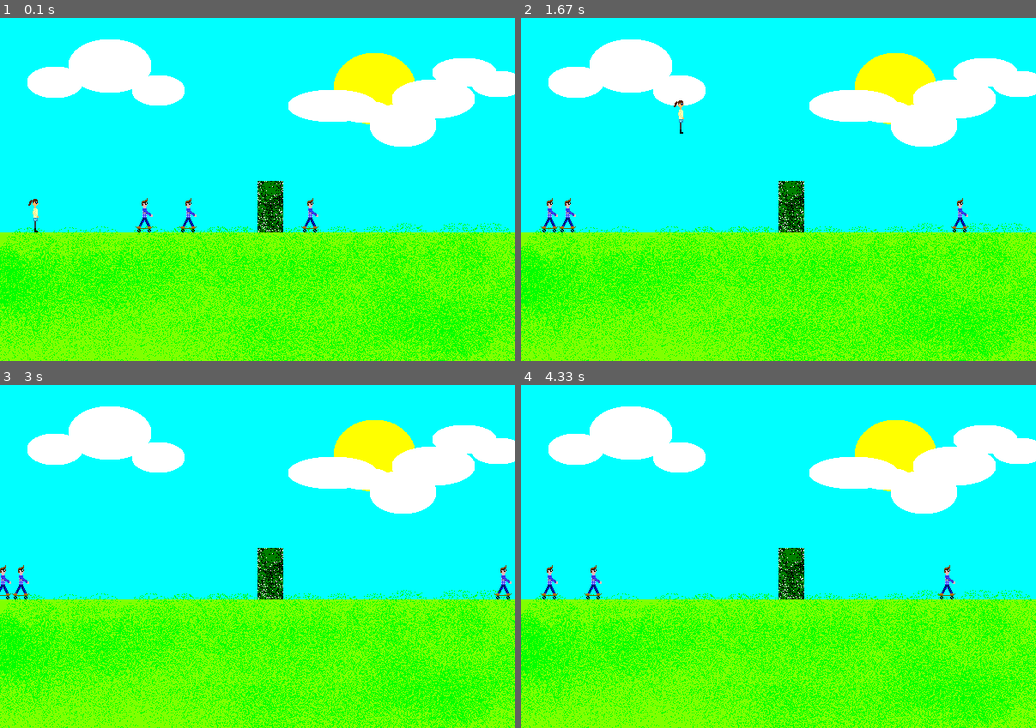
Above: before the commit, frames 1-4 (two rows, left to right).
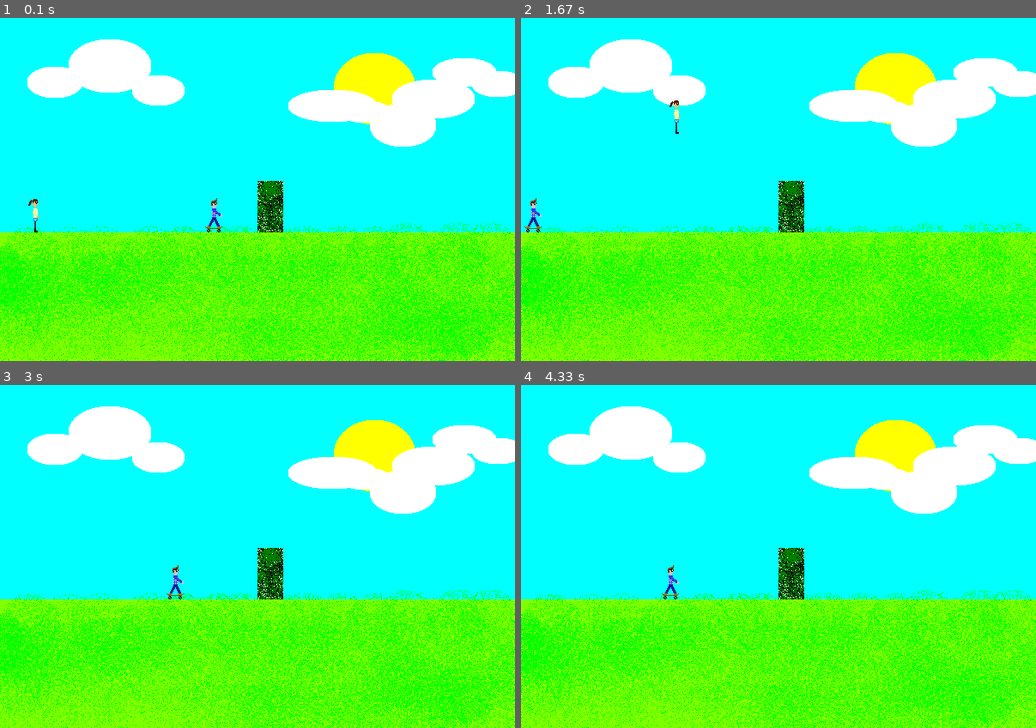
Above: after the commit, the same moments.

Repository: nagellack/SarahGame
Game: pygame game, started from Project/main.py
Same seed, same stepped clock (60 frames per second), same inputs: the game is played once before the commit and once after it. The source is Python 2; it was converted automatically to run under Python 3.
Inputs:
- Up to frame 1 (0.1 s): no input
- Up to frame 2 (1.67 s): hold F 0.33-0.8 s; hold Right 0.33-0.8 s; tap F at 0.83 s; hold Right 1.17-1.63 s; tap Space at 1.23, 1.53 s
- Up to frame 3 (3 s): hold Right 1.67-2.13 s; tap Space at 1.73, 2.03, 2.23, 2.53, 2.8 s; hold Left 2.17-2.7 s; hold Down from 2.73 s (still down)
- Up to frame 4 (4.33 s): release Down at 3.03 s; hold Right 3.5-4.13 s; tap Space at 3.57, 3.87, 4.23 s; hold Down from 4.17 s (still down)

The runs differ from the first frame. In frame 1, 0.4% of the frame differs, in the area x 26-62%, y 52-63%; in frame 2, 0.6%, in the area x 0-87%, y 24-63%; in frame 3, 0.4%; in frame 4, 0.4%.

Commit message:
livediefight

Diff:
--- a/Project/Charactor.py
+++ b/Project/Charactor.py
@@ -12,6 +12,8 @@
         self.height = 40
         self.maximumjumpheight = 60
         self.isjumping = 0
+        self.isalive = 1
+        self.fighting = 0
 
     def gravity(self, sector):
         if self.isjumping==0:
@@ -67,6 +69,24 @@
     def stopjump(self):
         self.isjumping=0
 
+    def isdying(self,sector):
+        #pruefen ob enemy sie trifft
+        #wenn sie nicht kaempft dann sterben
+        #wenn sie kaempft dann enemy stirbt
+        for enemy in sector.enemies:
+            if (self.x<=(enemy.x-self.width) or self.x>=(enemy.x+enemy.width)) or (self.y<=(enemy.y-self.height) or self.y >= (enemy.y+enemy.height)):
+                self.isalive = 1
+            else:
+                if self.fighting:
+                    self.isalive=1
+                    enemy.isalive=0
+                else:
+                    self.isalive=0
+                    return 1
+        return 0
+
+
+
     def move(self,direction,sector):
         #check if with steplength 2 and jumheight 2 you can make a move in direction
         if direction == "Right":
--- a/Project/Enemy.py
+++ b/Project/Enemy.py
@@ -4,7 +4,7 @@
         self.x = xpos
         self.absoultex = self.x
         self.y = 210
-        self.steplength = 15
+        self.steplength = 5
         self.jumpheight = 15
         self.nailcolor = "Red"
         self.image = 'pawlettchen.png'
@@ -12,6 +12,7 @@
         self.height = 40
         self.maximumjumpheight = 60
         self.direction = "Left"
+        self.alive = 1
 
     def move(self,sector):
         a = 1
--- a/Project/Game.py
+++ b/Project/Game.py
@@ -69,3 +69,11 @@
                 self.evManager.post("MoveEvent")
         elif event == "Stopjump":
             self.charactor.stopjump()
+        elif event == "Alive":
+            currentS = self.getCurrentSectors()
+            self.charactor.isdying(currentS)
+        elif event == "Fighting":
+            self.charactor.fighting = 1
+        elif event == "NOFighting":
+            print  'nofighting'
+            self.charactor.fighting = 0
--- a/Project/KeyboardController.py
+++ b/Project/KeyboardController.py
@@ -14,6 +14,7 @@
         if event=="TickEvent":
             self.evManager.post('Gravity')
             self.evManager.post('Enemy')
+            self.evManager.post('Alive')
             if self.jumpstarted!=0:
                 evj = "Jump"
                 key = pygame.key.get_pressed()
@@ -49,6 +50,10 @@
                         ev="LeftUpRequest" """
                 if event.type == KEYDOWN and event.key == K_DOWN:
                     ev='DownRequest'
+                if event.type == KEYDOWN and event.key == K_f:
+                    ev='Fighting'
+                if event.type == KEYUP and event.key == K_f:
+                    ev='NOFighting'
 
         if ev:
             self.evManager.post( ev )
--- a/Project/Map.py
+++ b/Project/Map.py
@@ -8,7 +8,7 @@
     def initSectors(self):
         for sectorid in range(5):
             numberofObstacles=1 #sollte random nummer 0-3 sein
-            numberofEnemies=3
+            numberofEnemies=1
             sector = Sector.Sector(sectorid,numberofObstacles,numberofEnemies)
             self.sectors.append(sector)
 
--- a/Project/PygameView.py
+++ b/Project/PygameView.py
@@ -36,7 +36,11 @@
 
             self.screen.blit(self.sectorimg,self.charrect,self.charrect)
             self.screen.blit(self.sectorimg,[0,0,600,400])
-            self.screen.blit(self.charimage,self.charrect)
+            if self.character.isalive:
+                print 'alive'
+                self.screen.blit(self.charimage,self.charrect)
+            else:
+                print 'dead'
 
 
             enemies = self.sector.enemies
